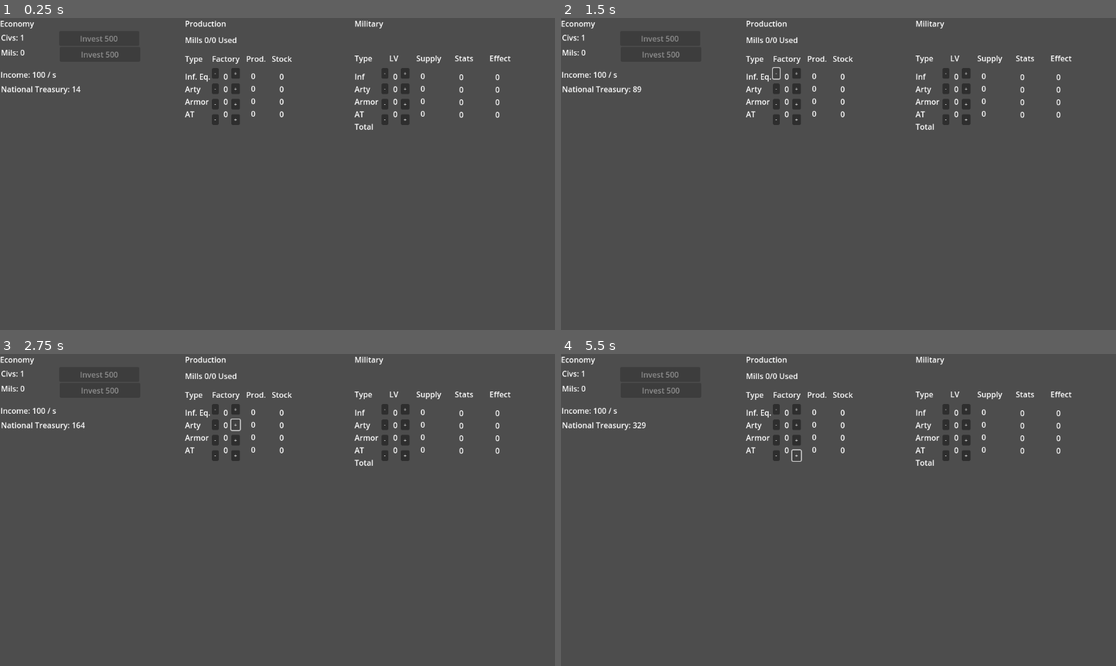
Above: before the commit, frames 1-4 (two rows, left to right).
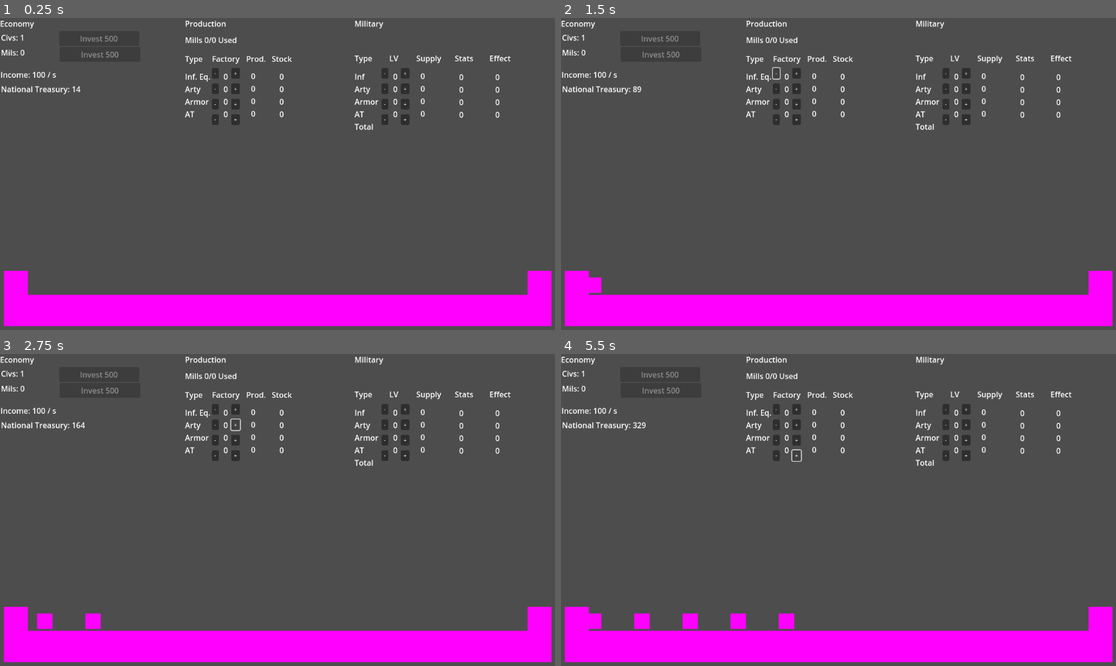
Above: after the commit, the same moments.

Repository: dwlee0802/AttritionWarfare
Game: Godot game, scene res://Scene/game.tscn
Two runs of this game, one before a commit and one after it. Both use one fixed random seed, a clock stepped at 60 frames per second and the inputs below.
Inputs:
- Up to frame 1 (0.25 s): no input
- Up to frame 2 (1.5 s): click "+" at 0.5 s; click "-" at 1.25 s
- Up to frame 3 (2.75 s): click "+" at 2 s
- Up to frame 4 (5.5 s): click "-" at 2.75 s; click "+" at 3.5 s; click "-" at 4.25 s; click "+" at 5 s

The runs differ from the first frame. In frame 1, 11% of the frame differs, in the area x 0-100%, y 81-99%; in frame 2, 11%; in frame 3, 11%; in frame 4, 11%.

Commit message:
Made simple unit scene.

Diff:
--- /dev/null
+++ b/Scene/Unit.tscn
@@ -0,0 +1,27 @@
+[gd_scene load_steps=5 format=3 uid="uid://b8ahm4dogxoy5"]
+
+[ext_resource type="Script" path="res://Script/Unit.gd" id="1_qbsdc"]
+
+[sub_resource type="PlaceholderTexture2D" id="PlaceholderTexture2D_brevo"]
+size = Vector2(32, 32)
+
+[sub_resource type="RectangleShape2D" id="RectangleShape2D_kovw2"]
+size = Vector2(32, 32)
+
+[sub_resource type="RectangleShape2D" id="RectangleShape2D_fqqx3"]
+resource_local_to_scene = true
+
+[node name="Unit" type="CharacterBody2D"]
+collision_mask = 0
+script = ExtResource("1_qbsdc")
+
+[node name="Sprite2D" type="Sprite2D" parent="."]
+texture = SubResource("PlaceholderTexture2D_brevo")
+
+[node name="CollisionShape2D" type="CollisionShape2D" parent="."]
+shape = SubResource("RectangleShape2D_kovw2")
+
+[node name="AttackArea" type="Area2D" parent="."]
+
+[node name="CollisionShape2D" type="CollisionShape2D" parent="AttackArea"]
+shape = SubResource("RectangleShape2D_fqqx3")
--- a/Scene/game.tscn
+++ b/Scene/game.tscn
@@ -1,9 +1,22 @@
-[gd_scene load_steps=5 format=3 uid="uid://bvyo1sjvno0yx"]
+[gd_scene load_steps=10 format=3 uid="uid://bvyo1sjvno0yx"]
 
 [ext_resource type="Script" path="res://Script/Nation.gd" id="1_61ht0"]
-[ext_resource type="Script" path="res://Scene/game.gd" id="1_njrv5"]
-[ext_resource type="Script" path="res://Scene/EconomyTab.gd" id="2_3ln5g"]
-[ext_resource type="Script" path="res://Scene/ProductionTab.gd" id="3_5ub18"]
+[ext_resource type="Script" path="res://Script/game.gd" id="1_njrv5"]
+[ext_resource type="Script" path="res://Script/EconomyTab.gd" id="2_3ln5g"]
+[ext_resource type="Script" path="res://ProductionTab.gd" id="3_5ub18"]
+[ext_resource type="Script" path="res://Script/HQ.gd" id="5_ow5tt"]
+
+[sub_resource type="RectangleShape2D" id="RectangleShape2D_cjsau"]
+size = Vector2(1140, 69)
+
+[sub_resource type="PlaceholderTexture2D" id="PlaceholderTexture2D_p5cne"]
+size = Vector2(100, 100)
+
+[sub_resource type="RectangleShape2D" id="RectangleShape2D_4wbwj"]
+size = Vector2(50, 49)
+
+[sub_resource type="PlaceholderTexture2D" id="PlaceholderTexture2D_r7yqw"]
+size = Vector2(50, 50)
 
 [node name="Game" type="Control"]
 layout_mode = 3
@@ -409,6 +422,51 @@
 
 [node name="PlayerNation" type="Node" parent="."]
 script = ExtResource("1_61ht0")
+
+[node name="World" type="Node2D" parent="."]
+position = Vector2(16, 583)
+
+[node name="Ground" type="StaticBody2D" parent="World"]
+
+[node name="CollisionShape2D" type="CollisionShape2D" parent="World/Ground"]
+position = Vector2(560, 24.5)
+shape = SubResource("RectangleShape2D_cjsau")
+
+[node name="Sprite2D" type="Sprite2D" parent="World/Ground"]
+position = Vector2(560.5, 24.5)
+scale = Vector2(11.37, 0.65)
+texture = SubResource("PlaceholderTexture2D_p5cne")
+
+[node name="PlayerHQ" type="StaticBody2D" parent="World"]
+position = Vector2(1, -14)
+script = ExtResource("5_ow5tt")
+
+[node name="CollisionShape2D" type="CollisionShape2D" parent="World/PlayerHQ"]
+position = Vector2(16, -19.5)
+shape = SubResource("RectangleShape2D_4wbwj")
+
+[node name="Sprite2D" type="Sprite2D" parent="World/PlayerHQ"]
+position = Vector2(16, -19)
+texture = SubResource("PlaceholderTexture2D_r7yqw")
+
+[node name="SpawnTimer" type="Timer" parent="World/PlayerHQ"]
+autostart = true
+
+[node name="EnemyHQ" type="StaticBody2D" parent="World"]
+position = Vector2(1088, -14)
+script = ExtResource("5_ow5tt")
+isPlayerHQ = false
+
+[node name="CollisionShape2D" type="CollisionShape2D" parent="World/EnemyHQ"]
+position = Vector2(16, -19.5)
+shape = SubResource("RectangleShape2D_4wbwj")
+
+[node name="Sprite2D" type="Sprite2D" parent="World/EnemyHQ"]
+position = Vector2(16, -19)
+texture = SubResource("PlaceholderTexture2D_r7yqw")
+
+[node name="SpawnTimer" type="Timer" parent="World/EnemyHQ"]
+autostart = true
 
 [connection signal="pressed" from="EconomyTab/CivInvestButton" to="PlayerNation" method="CivInvest"]
 [connection signal="pressed" from="EconomyTab/MilInvestButton" to="PlayerNation" method="MilInvest"]
@@ -420,3 +478,5 @@
 [connection signal="pressed" from="ProductionTab/DataColumns/DecreaseLevelButton3" to="PlayerNation" method="AssignMil" binds= [2, -1]]
 [connection signal="pressed" from="ProductionTab/DataColumns/IncreaseLevelButton4" to="PlayerNation" method="AssignMil" binds= [3, 1]]
 [connection signal="pressed" from="ProductionTab/DataColumns/DecreaseLevelButton4" to="PlayerNation" method="AssignMil" binds= [3, -1]]
+[connection signal="timeout" from="World/PlayerHQ/SpawnTimer" to="World/PlayerHQ" method="_on_spawn_timer_timeout"]
+[connection signal="timeout" from="World/EnemyHQ/SpawnTimer" to="World/EnemyHQ" method="_on_spawn_timer_timeout"]
--- /dev/null
+++ b/Script/HQ.gd
@@ -0,0 +1,25 @@
+extends StaticBody2D
+class_name HQ
+
+var unitScene = load("res://Scene/Unit.tscn")
+@export var isPlayerHQ: bool = true
+
+# Called when the node enters the scene tree for the first time.
+func _ready():
+	pass # Replace with function body.
+
+
+# Called every frame. 'delta' is the elapsed time since the previous frame.
+func _process(delta):
+	pass
+
+
+# spawns a unit of type unittype at its location
+func SpawnUnit(unitType):
+	var newUnit: Node = unitScene.instantiate()
+	add_child(newUnit)
+	newUnit.position = position
+
+
+func _on_spawn_timer_timeout():
+	SpawnUnit(0)
--- /dev/null
+++ b/Script/Unit.gd
@@ -0,0 +1,21 @@
+extends CharacterBody2D
+class_name Unit
+
+var speed : int = 100
+var isPlayerUnit: bool = true
+var attackRange: int = 150
+
+
+func _ready():
+	if !isPlayerUnit:
+		collision_layer = 2
+
+	$AttackArea/CollisionShape2D.shape.size = Vector2(attackRange, 20)
+
+
+func _physics_process(delta):
+	velocity = Vector2.RIGHT * speed
+	if !isPlayerUnit:
+		velocity *= -1
+
+	move_and_slide()
--- a/project.godot
+++ b/project.godot
@@ -14,6 +14,11 @@
 run/main_scene="res://Scene/game.tscn"
 config/features=PackedStringArray("4.2", "GL Compatibility")
 
+[layer_names]
+
+2d_physics/layer_1="PlayerUnits"
+2d_physics/layer_2="EnemyUnits"
+
 [rendering]
 
 renderer/rendering_method="gl_compatibility"
Renamed: Scene/ProductionTab.gd -> ProductionTab.gd
Renamed: Scene/EconomyTab.gd -> Script/EconomyTab.gd
Renamed: Scene/game.gd -> Script/game.gd
